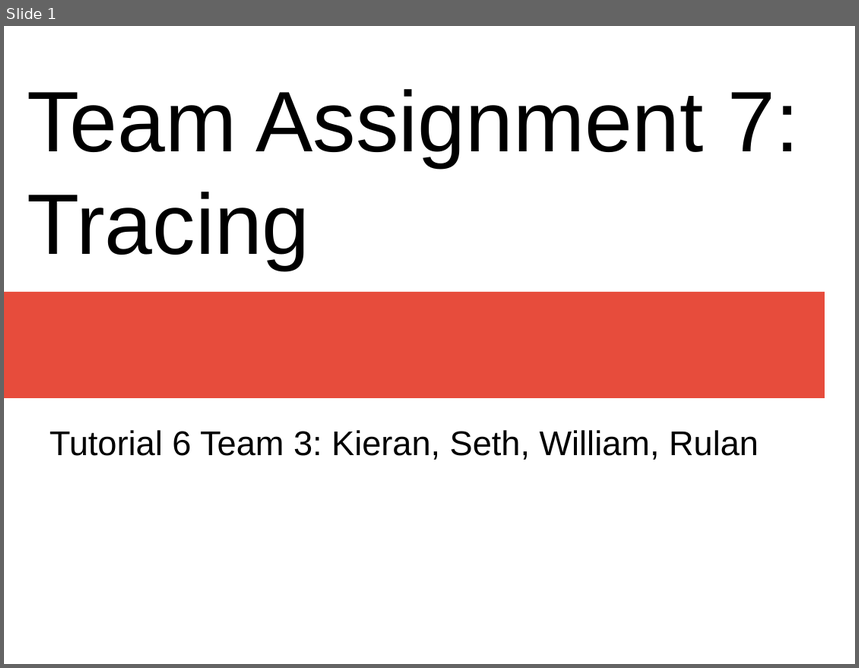
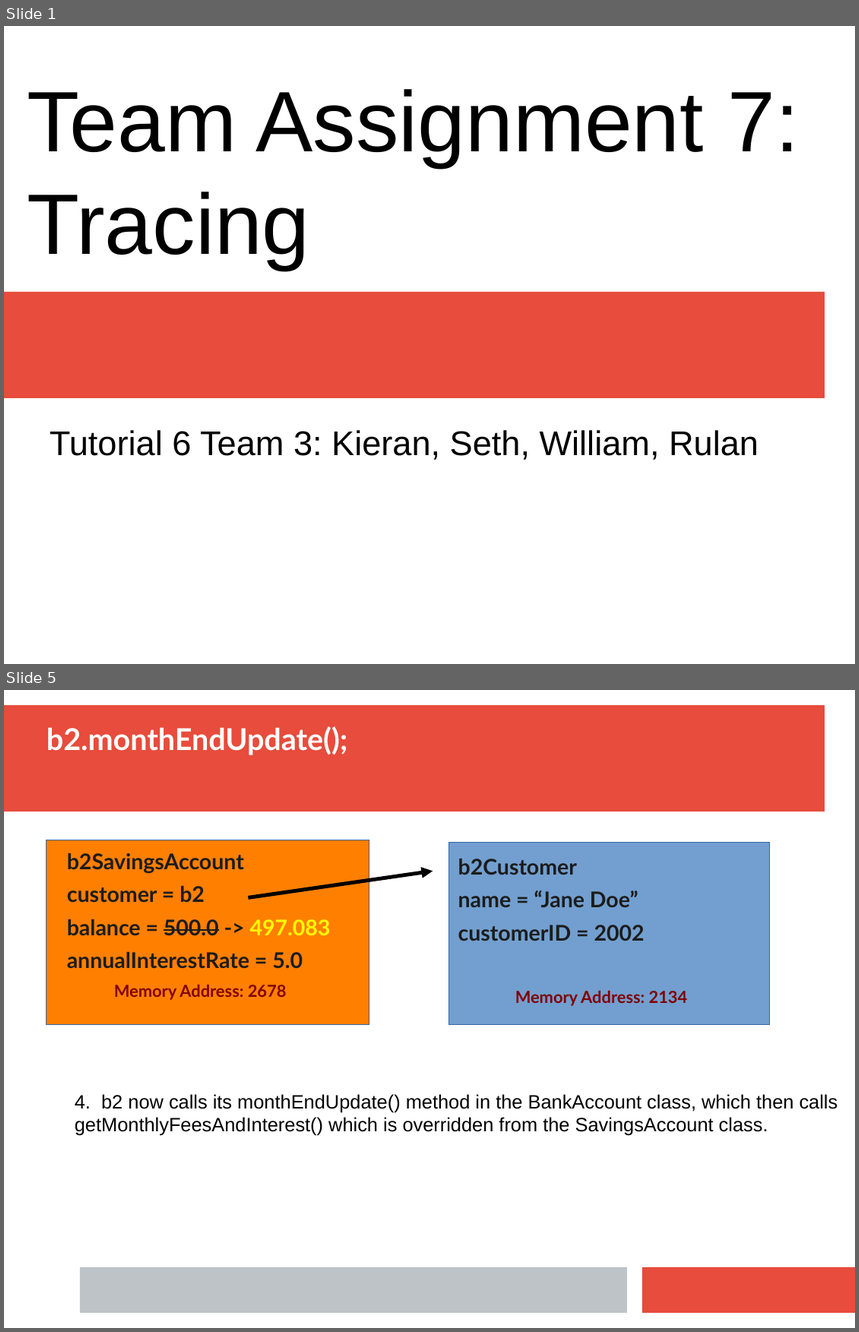
Before and after one commit to CPSC-233-Group-2018/Assignments, a slide deck: Assignment 7/AS7.pptx. Shown one above the other, each under a label of ours: slide 1 before the commit, slides 1 and 5 after it; the slides between them are not shown. The pictures are 859x668 and 859x1332 pixels, drawn with LibreOffice and Linux fonts; fonts in the diff are those of the drawing. Boxes give left, top, right and bottom in pixels: in the first picture for what was removed or moved away, otherwise in the second. Text is boxed around its words. In the diff, an @@ line names an element or a change of style, - is before the commit and + after.

```diff
--- a/Assignment 7/AS7.pptx
+++ b/Assignment 7/AS7.pptx
@@ slide 5 added at (4,690,855,1328), background #FFFFFF @@
@@ rectangle added at (4,705,825,812), fill #E74C3C @@
@@ title added at (47,726,348,755), 28 pt, text #FFFFFF, bold @@
+b2.monthEndUpdate();
@@ rectangle added at (47,840,370,1024), fill #FF7F00, outline #3465A4 0.75 pt @@
@@ rectangle added at (449,842,770,1024), fill #729FCF, outline #3465A4 0.75 pt @@
@@ text added at (67,853,331,1000), 20.1 pt, text #1C1C1C, bold @@
+b2SavingsAccount
+customer = b2
+balance = 500.0 -> 497.083
+annualInterestRate = 5.0
+Memory Address: 2678
@@ arrow added from (248, 897) to (433, 872), #000000 3.5 pt @@
@@ text added at (458,859,688,1006), 20.1 pt, text #1C1C1C, bold @@
+b2Customer
+name = “Jane Doe”
+customerID = 2002
+Memory Address: 2134
@@ text added at (75,1094,838,1136), 18 pt, text #000000 @@
+4. b2 now calls its monthEndUpdate() method in the BankAccount class, which then calls
+getMonthlyFeesAndInterest() which is overridden from the SavingsAccount class.
@@ rectangle added at (80,1268,627,1313), fill #BDC3C7 @@
@@ rectangle added at (643,1268,855,1313), fill #E74C3C @@
```
Also in this commit, not shown: 2 slides changed, 2 other slides added, 1 slide removed.
